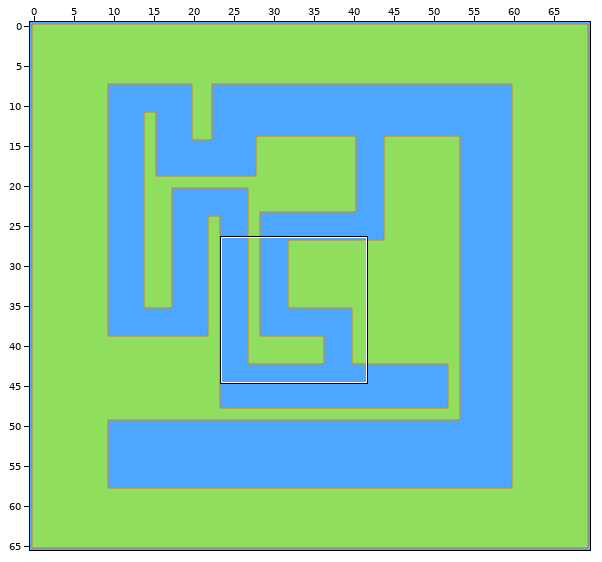
A Tiled map gets an edit: Assets/com.seanba.super-tiled2unity/FINAL/Maps/Race 1.2.tmx. Above: a wide view before the commit, with the close-up outlined.
Close-up. Before the commit:
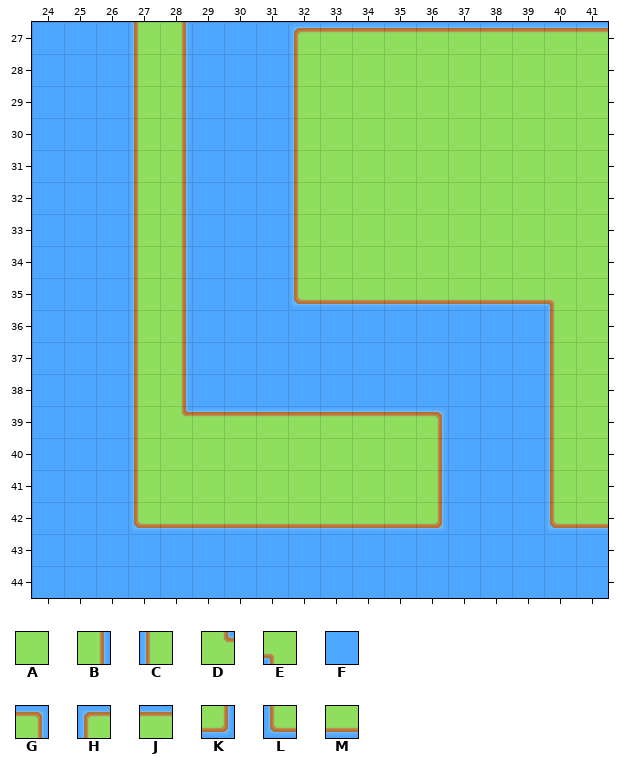
Cells are 32x32 px. Shown: x 24..41, y 27..44. The commit also changed other parts of the map, which this record leaves out.
Key: from "Grass": A 61 "2.6", B 62 "2.7", C 75 "4.4", D 76 "4.5", E 84 "5.5", F 88 "6.1", G 99 "1.4", H 100 "1.5", J 101 "1.6", K 114 "6.4", L 115 "6.5", M 116 "6.6".
_ is an empty cell.
Layer "Tile Layer 1" before, first column x 24:
27 FFFCBFFFHJJJJJJJJJ
28 FFFCBFFFCAAAAAAAAA
29 FFFCBFFFCAAAAAAAAA
30 FFFCBFFFCAAAAAAAAA
31 FFFCBFFFCAAAAAAAAA
32 FFFCBFFFCAAAAAAAAA
33 FFFCBFFFCAAAAAAAAA
34 FFFCBFFFCAAAAAAAAA
35 FFFCBFFFLMMMMMMMEA
36 FFFCBFFFFFFFFFFFCA
37 FFFCBFFFFFFFFFFFCA
38 FFFCBFFFFFFFFFFFCA
39 FFFCDJJJJJJJGFFFCA
40 FFFCAAAAAAAABFFFCA
41 FFFCAAAAAAAABFFFCA
42 FFFLMMMMMMMMKFFFLM
43 FFFFFFFFFFFFFFFFFF
44 FFFFFFFFFFFFFFFFFF
Now the later version:
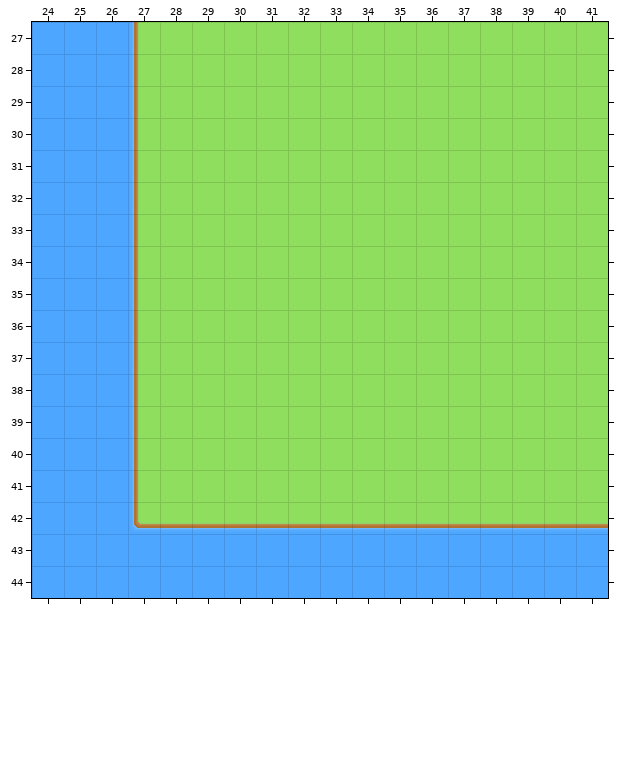
Edits made:
Layer "Tile Layer 1":
The edit turns tile B into tile A in rows 27 to 38 at x 28; in rows 40 to 41 at x 36.
The edit turns tile C into tile A in rows 28 to 34 at x 32; in rows 36 to 41 at x 40.
The edit turns tile D into tile A in row 39 at x 28.
The edit turns tile E into tile A in row 35 at x 40.
The edit turns tile F into tile A in rows 27 to 35 at x 29 to 31; in rows 36 to 38 at x 29 to 39; in rows 39 to 41 at x 37 to 39.
The edit turns tile G into tile A in row 39 at x 36.
The edit turns tile H into tile A in row 27 at x 32.
The edit turns tile J into tile A in row 27 at x 33 to 41; in row 39 at x 29 to 35.
The edit turns tile L into tile A in row 35 at x 32.
The edit turns tile M into tile A in row 35 at x 33 to 39.
The edit turns tile F into tile M in row 42 at x 37 to 39.
The edit turns tile K into tile M in row 42 at x 36.
The edit turns tile L into tile M in row 42 at x 40.
